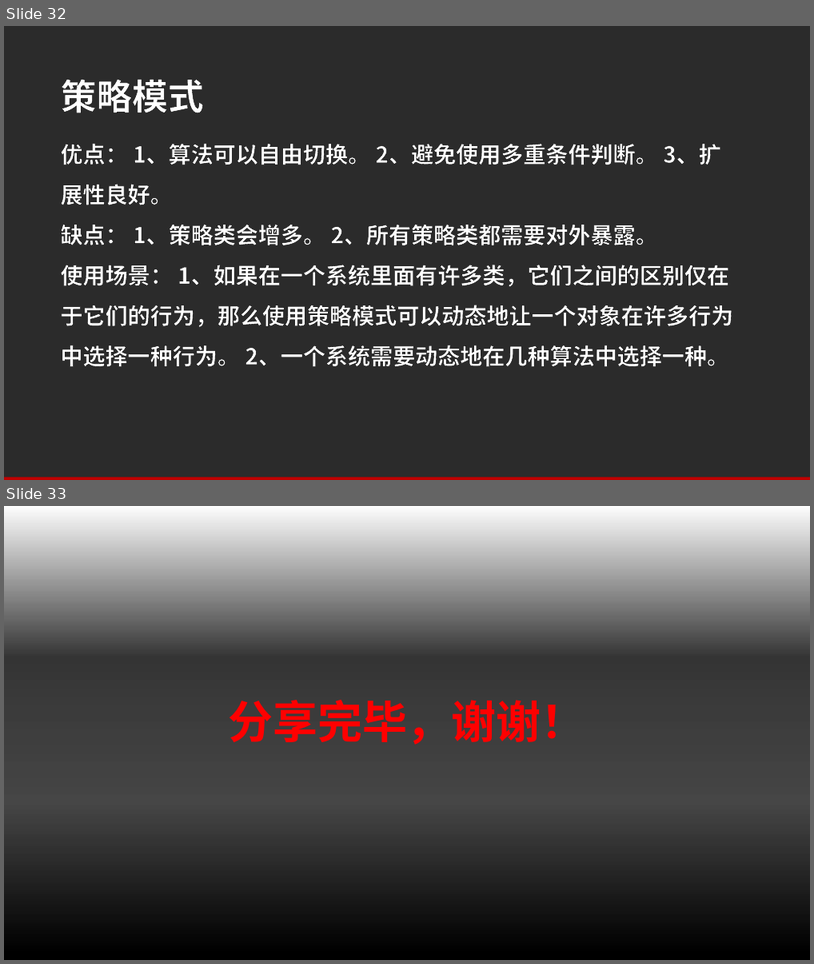
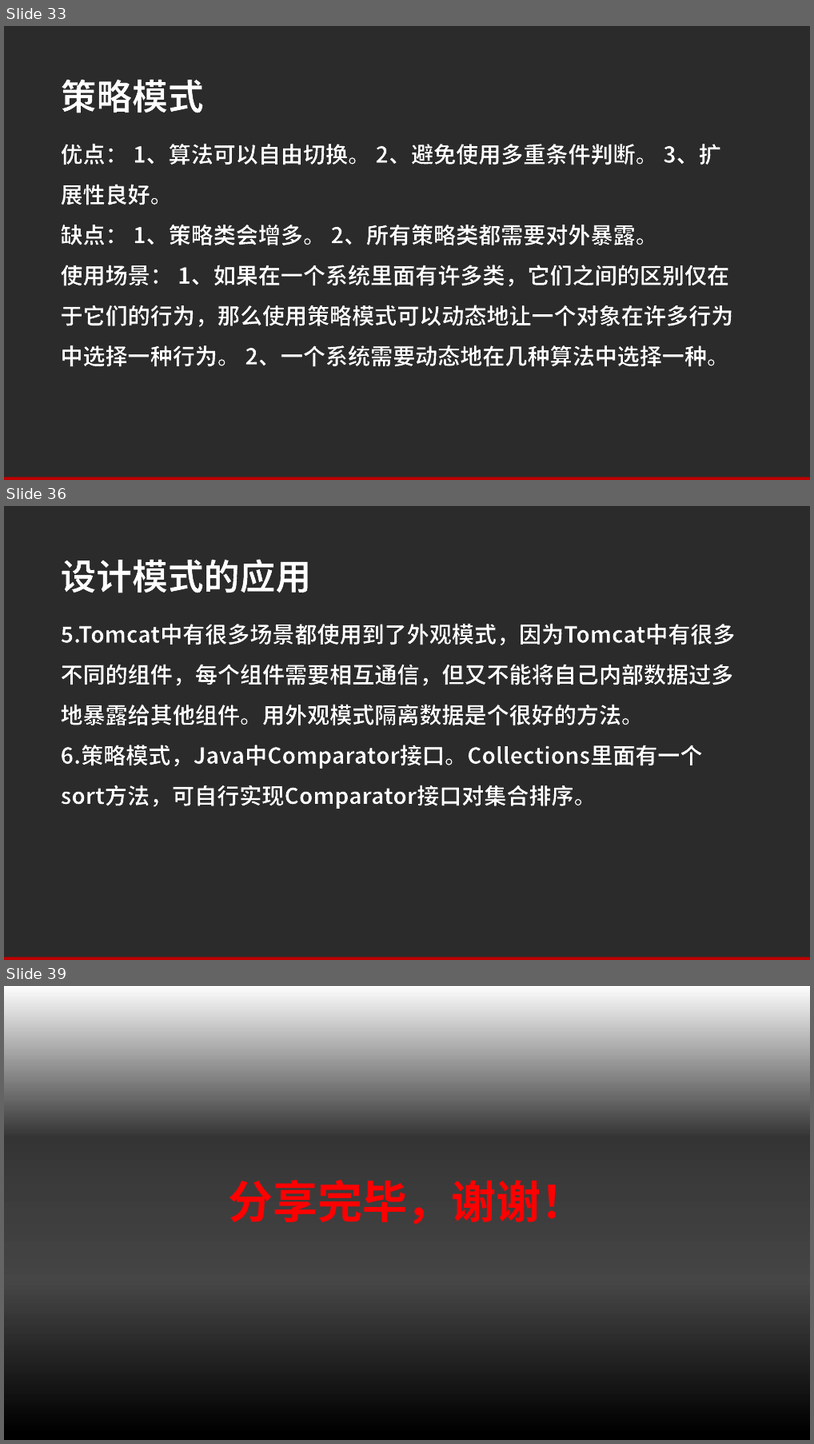
Before and after one commit to angellee1988/design-pattern, a slide deck: 常用设计模式.pptx. Shown one above the other, each under a label of ours: slides 32 and 33 before the commit, slides 33, 36 and 39 after it; the slides between them are not shown. The pictures are 814x964 and 814x1444 pixels, drawn with LibreOffice and Linux fonts; fonts in the diff are those of the drawing; background and template pictures are left out; a plain dark background stands for a picture behind light text. Boxes give left, top, right and bottom in pixels: in the first picture for what was removed or moved away, otherwise in the second. Text is boxed around its words. In the diff, an @@ line names an element or a change of style, - is before the commit and + after.

```diff
--- a/常用设计模式.pptx
+++ b/常用设计模式.pptx
@@ slide 36 added at [4,506,810,960], background picture (left out); not listed: 1 template element that a slide beside it also shows @@
@@ text added at [61,559,312,593], 32 pt, text #FFFFFF, bold @@
+设计模式的应用
@@ text added at [61,624,736,808], 20 pt, text #FFFFFF, bold @@
+5.Tomcat中有很多场景都使用到了外观模式，因为Tomcat中有很多不同的组件，每个组件需要相互通信，但又不能将自己内部数据过多地暴露给其他组件。用外观模式隔离数据是个很好的方法。
+6.策略模式，Java中Comparator接口。Collections里面有一个sort方法，可自行实现Comparator接口对集合排序。
@@ what was slide 32 is now slide 33 @@
@@ what was slide 33 is now slide 39 @@
```
Also in this commit, not shown: 4 slides changed, 5 other slides added.
